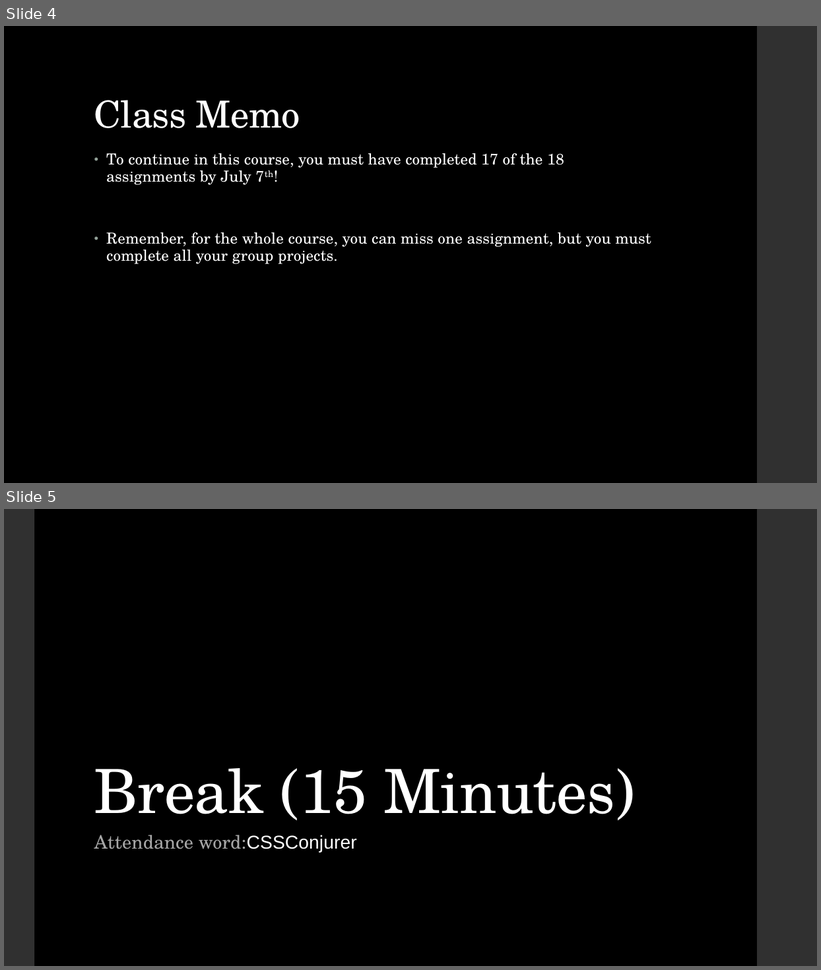
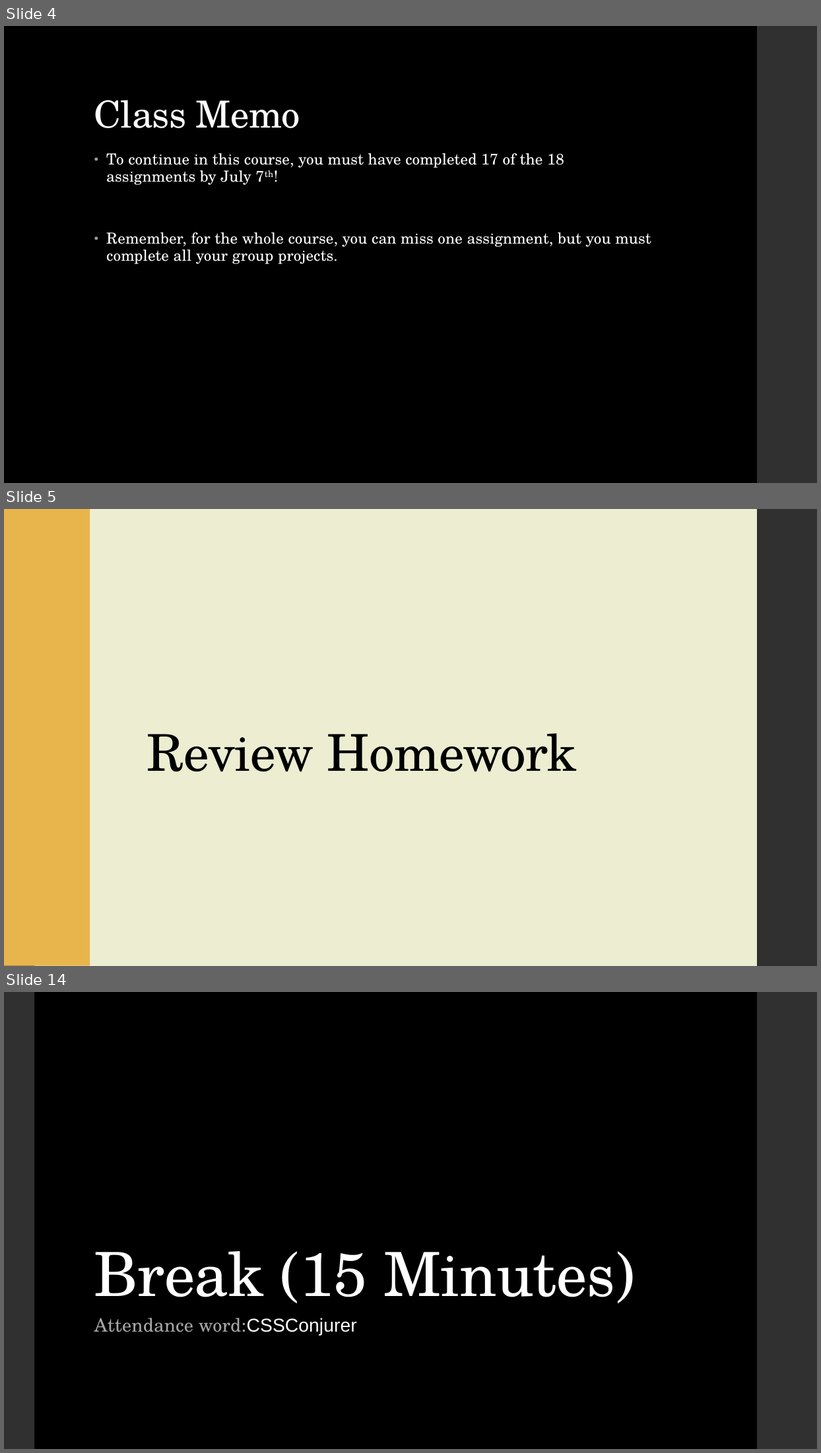
Before and after one commit to LaunchCoderGirlSTL/Data-Science-Assignments, a slide deck: course_material/week_17/week_17_presentation.pptx. Shown one above the other, each under a label of ours: slides 4 and 5 before the commit, slides 4, 5 and 14 after it; the slides between them are not shown. The pictures are 821x970 and 821x1453 pixels, drawn with LibreOffice and Linux fonts; fonts in the diff are those of the drawing. Boxes give left, top, right and bottom in pixels: in the first picture for what was removed or moved away, otherwise in the second. Text is boxed around its words. In the diff, an @@ line names an element or a change of style, - is before the commit and + after.

```diff
--- a/course_material/week_17/week_17_presentation.pptx
+++ b/course_material/week_17/week_17_presentation.pptx
@@ slide 5 added at (4,509,817,966), background #ECEDD1 @@
@@ rectangle added at (4,509,34,966), fill #303030 @@
@@ rectangle added at (4,509,90,966), fill #E8B54D @@
@@ rectangle added at (757,509,817,966), fill #303030 @@
@@ title added at (147,733,577,772), 60 pt, text #000000 @@
+Review Homework
@@ what was slide 5 is now slide 14 @@
```
Also in this commit, not shown: 1 slide changed, 9 other slides added, 1 other file.
